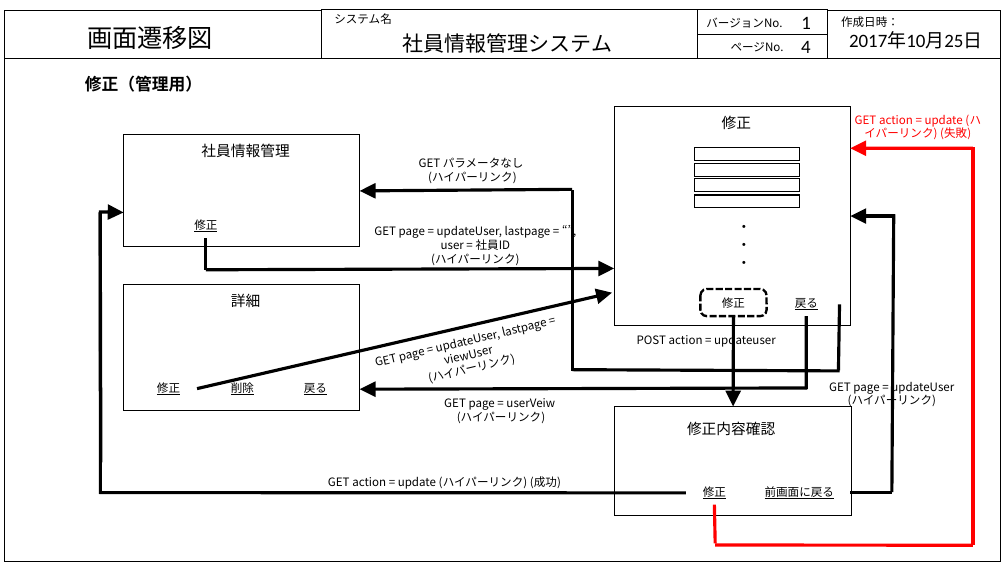
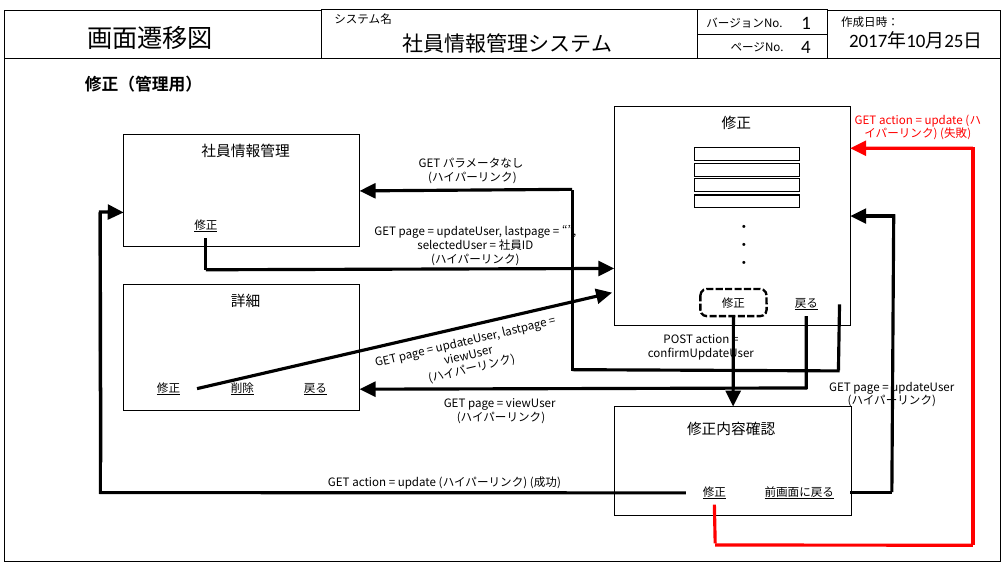
Before and after one commit to java201710/java, a slide deck: slide 4 of 総合演習資料/2.外部設計/画面・状態遷移図_DB.pptx. Drawn at 1008x567 pixels with LibreOffice and Linux fonts; fonts in the diff are those of the drawing. Boxes give left, top, right and bottom in pixels: in the first picture for what was removed or moved away, otherwise in the second. Text is boxed around its words. In the diff, an @@ line names an element or a change of style, - is before the commit and + after.

```diff
--- a/総合演習資料/2.外部設計/画面・状態遷移図_DB.pptx
+++ b/総合演習資料/2.外部設計/画面・状態遷移図_DB.pptx
@@ text at (374,225,551,250): text changed @@
-GET page = updateUser, lastpage = “”, user = 社員ID
+GET page = updateUser, lastpage = “”, selectedUser = 社員ID
@@ text at (648,334,754,361): text changed @@
-POST action = updateuser
+POST action = confirmUpdateUser
@@ text at (444,398,556,410): text changed @@
-GET page = userVeiw
+GET page = viewUser
```
Also in this commit, not shown: 9 other slides changed, 1 slide added, 1 slide removed, 2 other files.
